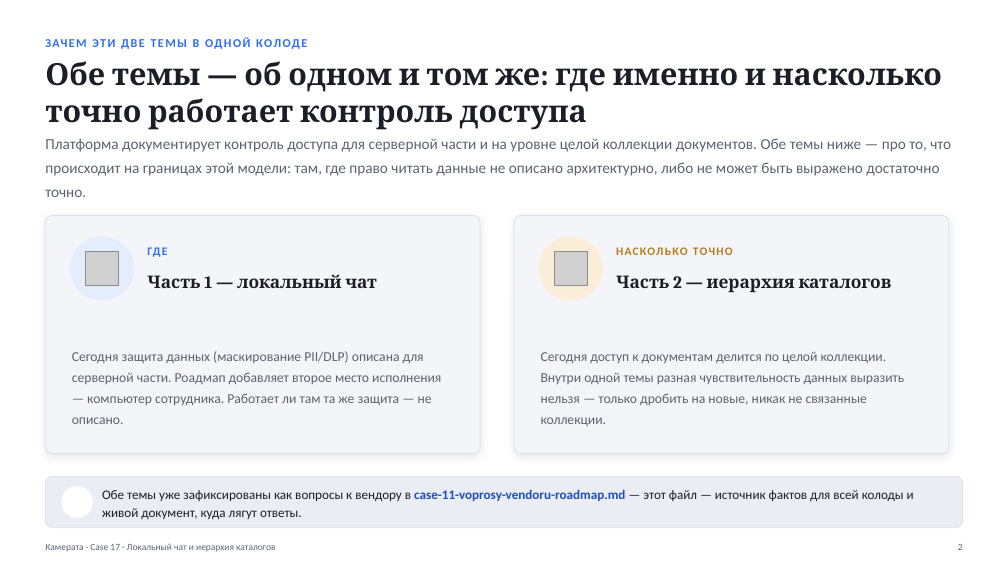
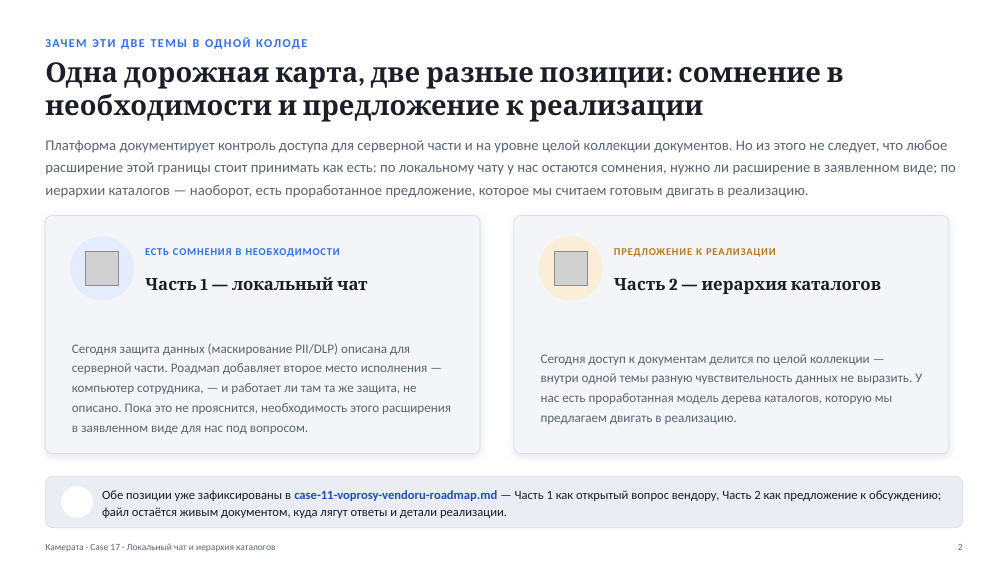
Before and after one commit to vladilslavandrosov-prog/job-RAG, a slide deck: slide 2 of docs/presentations/case-17-lokalny-chat-i-ierarhiya-katalogov.pptx. Drawn at 1008x567 pixels with LibreOffice and Linux fonts; fonts in the diff are those of the drawing; grey boxes stand for pictures; background and template pictures are left out. Boxes give left, top, right and bottom in pixels: in the first picture for what was removed or moved away, otherwise in the second. Text is boxed around its words. In the diff, an @@ line names an element or a change of style, - is before the commit and + after.

```diff
--- a/docs/presentations/case-17-lokalny-chat-i-ierarhiya-katalogov.pptx
+++ b/docs/presentations/case-17-lokalny-chat-i-ierarhiya-katalogov.pptx
@@ text at [45,62,844,122]: text changed; size 29 to 26 pt @@
-Обе темы — об одном и том же: где именно и насколько точно работает контроль доступа
+Одна дорожная карта, две разные позиции: сомнение в необходимости и предложение к реализации
@@ text at [45,140,956,198]: text changed; size 14.5 to 14 pt @@
-Платформа документирует контроль доступа для серверной части и на уровне целой коллекции документов. Обе темы ниже — про то, что происходит на границах этой модели: там, где право читать данные не описано архитектурно, либо не может быть выражено достаточно точно.
+Платформа документирует контроль доступа для серверной части и на уровне целой коллекции документов. Но из этого не следует, что любое расширение этой границы стоит принимать как есть: по локальному чату у нас остаются сомнения, нужно ли расширение в заявленном виде; по иерархии каталогов — наоборот, есть проработанное предложение, которое мы считаем готовым двигать в реализацию.
@@ text "Часть 1 — локальный чат" at [145,277,368,290]: size 16.5 to 16 pt @@
@@ text at [145,248,340,257]: text changed; size 11 to 10 pt @@
-ГДЕ
+ЕСТЬ СОМНЕНИЯ В НЕОБХОДИМОСТИ
@@ text "Часть 2 — иерархия каталогов" at [614,278,881,294]: size 16.5 to 16 pt @@
@@ text at [614,248,776,257]: text changed; size 11 to 10 pt @@
-НАСКОЛЬКО ТОЧНО
+ПРЕДЛОЖЕНИЕ К РЕАЛИЗАЦИИ
@@ text at [72,343,451,434]: text changed; size 13 to 12.5 pt @@
-Сегодня защита данных (маскирование PII/DLP) описана для серверной части. Роадмап добавляет второе место исполнения — компьютер сотрудника. Работает ли там та же защита — не описано.
+Сегодня защита данных (маскирование PII/DLP) описана для серверной части. Роадмап добавляет второе место исполнения — компьютер сотрудника, — и работает ли там та же защита, не описано. Пока это не прояснится, необходимость этого расширения в заявленном виде для нас под вопросом.
@@ text at [541,354,922,424]: text changed; size 13 to 12.5 pt @@
-Сегодня доступ к документам делится по целой коллекции. Внутри одной темы разная чувствительность данных выразить нельзя — только дробить на новые, никак не связанные коллекции.
+Сегодня доступ к документам делится по целой коллекции — внутри одной темы разную чувствительность данных не выразить. У нас есть проработанная модель дерева каталогов, которую мы предлагаем двигать в реализацию.
@@ text at [102,490,941,518]: text changed; size 12.5 to 12 pt @@
-Обе темы уже зафиксированы как вопросы к вендору в case-11-voprosy-vendoru-roadmap.md — этот файл — источник фактов для всей колоды и живой документ, куда лягут ответы.
+Обе позиции уже зафиксированы в case-11-voprosy-vendoru-roadmap.md — Часть 1 как открытый вопрос вендору, Часть 2 как предложение к обсуждению; файл остаётся живым документом, куда лягут ответы и детали реализации.
```
Also in this commit, not shown: 12 other slides changed.
